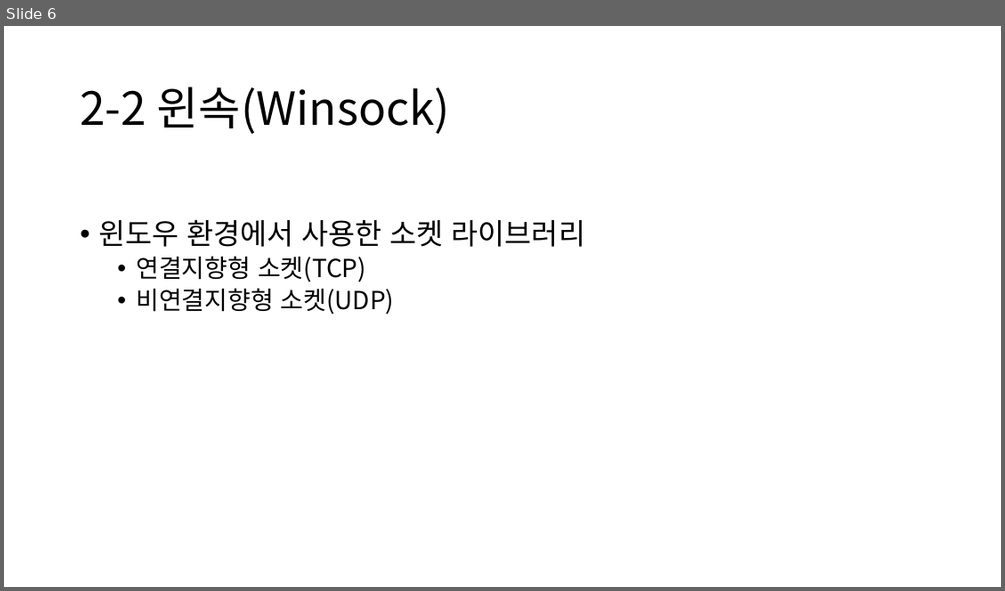
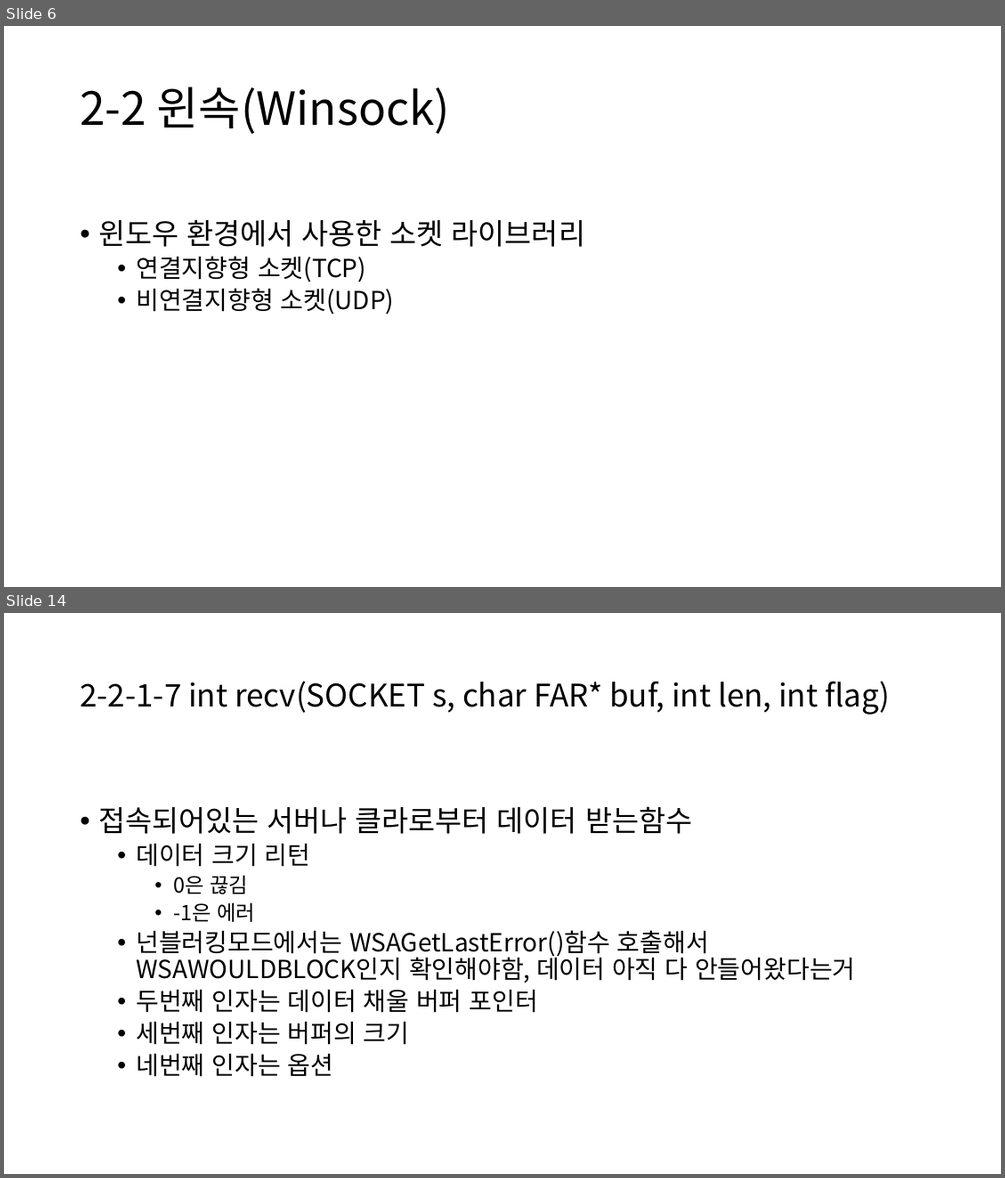
Before and after one commit to OnionLee/game_server_study, a slide deck: doc/온라인 게임 서버 - 기초편.pptx. Shown one above the other, each under a label of ours: slide 6 before the commit, slides 6 and 14 after it; the slides between them are not shown. The pictures are 1005x591 and 1005x1178 pixels, drawn with LibreOffice and Linux fonts; fonts in the diff are those of the drawing. Boxes give left, top, right and bottom in pixels: in the first picture for what was removed or moved away, otherwise in the second. Text is boxed around its words. In the diff, an @@ line names an element or a change of style, - is before the commit and + after.

Commit message:
에코서버 추가, 근데 넘모힘들어서 치다가 말았음, 시간많을때 더 치자

```diff
--- a/doc/온라인 게임 서버 - 기초편.pptx
+++ b/doc/온라인 게임 서버 - 기초편.pptx
@@ slide 14 added at [4,613,1001,1174], background #FFFFFF @@
@@ title added at [80,681,890,714], 30 pt, text #000000 @@
+2-2-1-7 int recv(SOCKET s, char FAR* buf, int len, int flag)
@@ text added at [98,806,855,1077], 24 pt, text #000000 @@
+• 접속되어있는 서버나 클라로부터 데이터 받는함수
+  • 데이터 크기 리턴
+    • 0은 끊김
+    • -1은 에러
+  • 넌블러킹모드에서는 WSAGetLastError()함수 호출해서 WSAWOULDBLOCK인지 확인해야함, 데이터 아직 다 안들어왔다는거
+  • 두번째 인자는 데이터 채울 버퍼 포인터
+  • 세번째 인자는 버퍼의 크기
+  • 네번째 인자는 옵션
```
Also in this commit, not shown: 3 slides changed, 13 other slides added, 12 other files.
